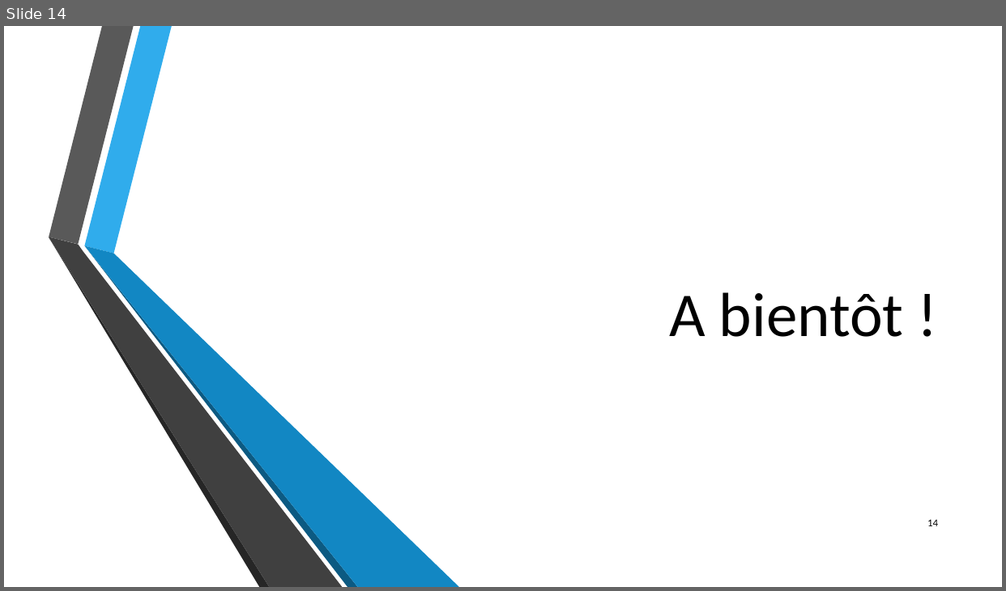
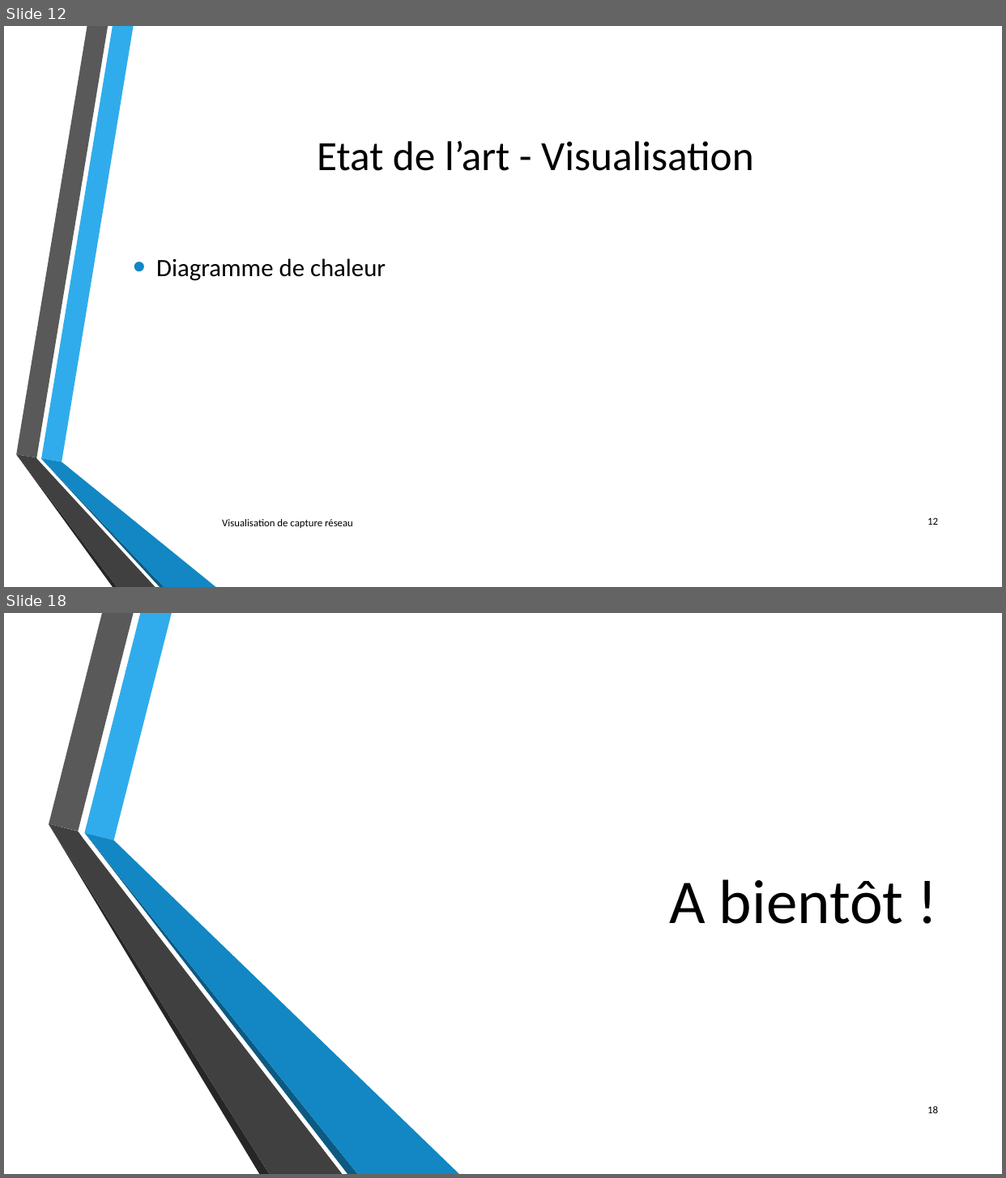
Before and after one commit to lechinoix/Pcap-visualization-project, a slide deck: Outils de visualisation de capture réseau.pptx. Shown one above the other, each under a label of ours: slide 14 before the commit, slides 12 and 18 after it; the slides between them are not shown. The pictures are 1006x591 and 1006x1178 pixels, drawn with LibreOffice and Linux fonts; fonts in the diff are those of the drawing; background and template pictures are left out. Boxes give left, top, right and bottom in pixels: in the first picture for what was removed or moved away, otherwise in the second. Text is boxed around its words. In the diff, an @@ line names an element or a change of style, - is before the commit and + after.

```diff
--- a/Outils de visualisation de capture réseau.pptx
+++ b/Outils de visualisation de capture réseau.pptx
@@ slide 12 added at box(4, 26, 1002, 587), background picture (left out) @@
@@ title added at box(317, 141, 754, 171), 40 pt, text #000000 @@
+Etat de l’art - Visualisation
@@ text added at box(156, 258, 386, 281), 24 pt, text #000000 @@
+• Diagramme de chaleur
@@ group added at box(16, 26, 216, 587): 6 freeform shapes @@
@@ text added at box(222, 519, 353, 528), 10 pt, text #000000 @@
+Visualisation de capture réseau
@@ page number added at box(927, 518, 938, 525), 10 pt, text #000000 @@
+12
@@ what was slide 14 is now slide 18 @@
@@ page number at box(927, 1106, 938, 1114): text changed @@
-14
+18
```
Also in this commit, not shown: 10 slides changed, 3 other slides added.
